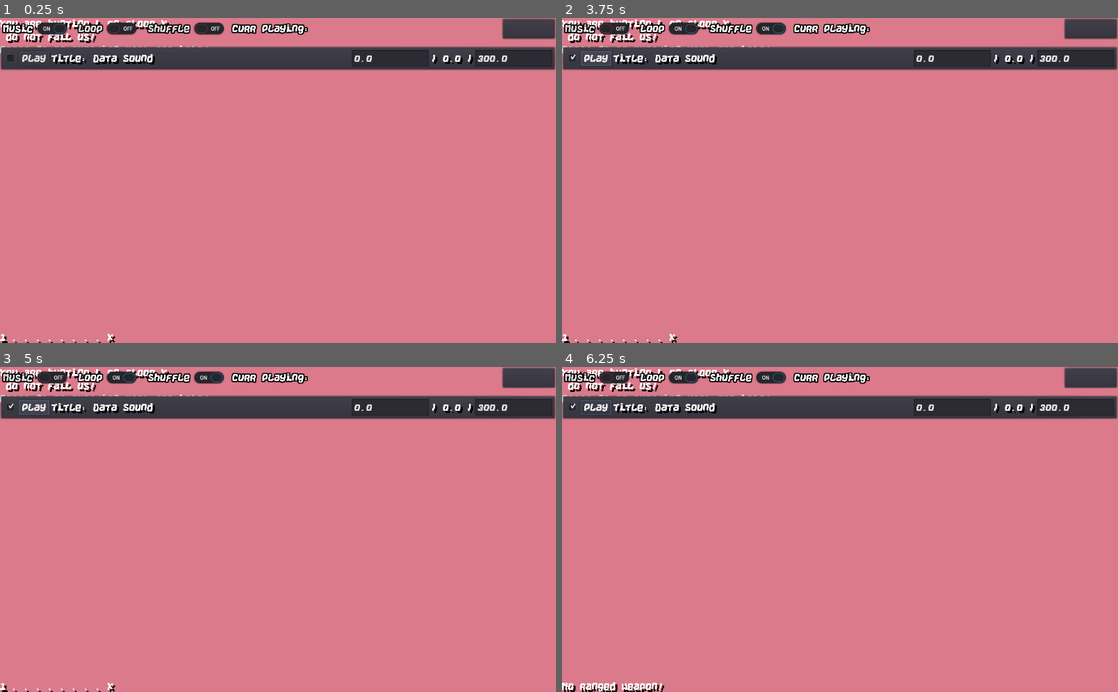
Above: before the commit, frames 1-4 (two rows, left to right).
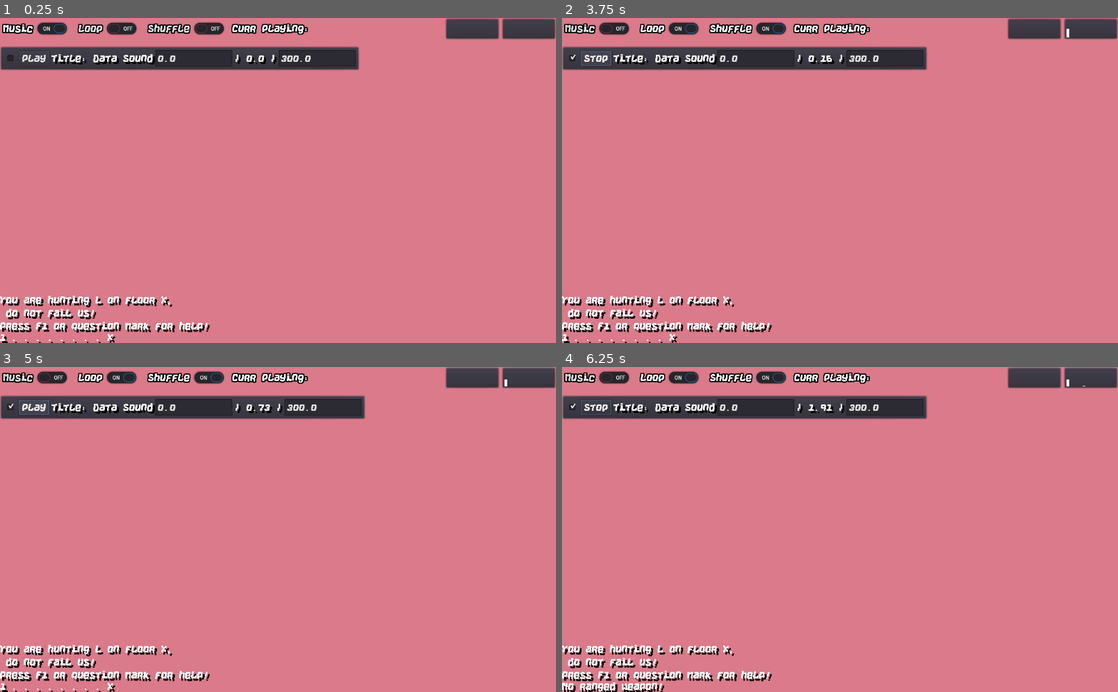
Above: after the commit, the same moments.

Repository: KaizNike/Defeating-User-Built-Dungeon
Game: Godot game, scene res://Main.tscn
Same seed, same stepped clock (60 frames per second), same inputs: the game is played once before the commit and once after it.
Inputs (mouse positions are in pixels of both pictures, inside the frame that each line leads up to):
- Up to frame 1 (0.25 s): no input
- Up to frame 2 (3.75 s): click "Music" at 0.5 s; click "Loop" at 1.25 s; click "Shuffle" at 2 s; click (573, 57) at 2.75 s; click "Play" at 3.5 s
- Up to frame 3 (5 s): click "Play" (after the commit: "Stop") at 4.25 s
- Up to frame 4 (6.25 s): click "Play" at 5 s; tap F at 5.75 s; move the mouse to (962, 513) at 5.77 s; hold Keypad 6 (fire_right) from 5.78 s (still down); hold X (fire) from 5.78 s (still down)

The runs differ from the first frame. In frame 1, 5.8% of the frame differs, in the area x 0-100%, y 0-97%; in frame 2, 5.8%; in frame 3, 5.7%; in frame 4, 5.8%.
Error in both runs: Invalid get index '0' (on base: 'PoolStringArray'). (res://Main.gd:142)

Commit message:
Several Left Turns
Audio + Video Player
- Game Window Restructuring with smaller text
- Globals Autoload

Diff:
--- /dev/null
+++ b/Defeating User Built Dungeon/CellularMusicChatGPT/AudioPlayer.gd
@@ -0,0 +1,69 @@
+extends Control
+
+var currentSongs := []
+
+var Stream = AudioStreamOGGVorbis.new()
+var videoStreamW = VideoStreamWebm.new()
+var videoStreamT = VideoStreamTheora.new()
+var openFile = File.new()
+export (PackedScene) var musicLineScene
+
+func _ready():
+#	randomize()
+	get_tree().connect("files_dropped", self, "_files_dropped")
+#	for i in range(64):
+#		scale.append(i)
+#		notes.append(60 + i % 12)
+#	stream.mix_rate = sample_rate
+#	for i in range(buffer_size):
+#		buffer.append(Vector2.ZERO)
+#	# Start playing audio stream
+#	playback = get_stream_playback()
+#	set_bus("Master")
+##	yield("init_automatons", "completed")
+#	play()
+	pass
+
+func _files_dropped(files, screen):
+	var fileIndex = 0
+	var extensions = ["ogg", "ogv", "webm"]
+	for file in files:
+#		if fileIndex > 1:
+#			print("Only one music for now.")
+#			return
+		if file.get_extension() in extensions:
+			pass
+		else:
+			continue
+		match file.get_extension():
+			"webm":
+				videoStreamW.set_file(file)
+				$VSplitContainer/HBoxContainer/VideoScreen/VideoPlayer.stream = videoStreamW
+				$VSplitContainer/HBoxContainer/VideoScreen/VideoPlayer.play()
+				print("I do not work well!")
+#				print("thanks!")
+			"ogv":
+				videoStreamT.set_file(file)
+				$VSplitContainer/HBoxContainer/VideoScreen/VideoPlayer.stream = videoStreamT
+				$VSplitContainer/HBoxContainer/VideoScreen/VideoPlayer.play()
+#				print("I do not work well!")
+#				print("thanks!")
+			"ogg":
+				var newLine = musicLineScene.instance()
+				var lineAudio = newLine.get_node("LineItemMusic")
+				var lineTitle = newLine.get_node("MusicPlaying/Label")
+				var endTime = newLine.get_node("MusicPlaying/LineEdit")
+				newLine.musicNum = currentSongs.size() + 1
+				lineTitle.text = file.get_file().get_slice(".ogg",0)
+		#		Will need changes
+				currentSongs.append(file.get_file().get_slice(".ogg",0))
+				$VSplitContainer/HBoxContainer/CurrentSongLabel.text = currentSongs[currentSongs.size()-1]
+				print(lineAudio)
+				openFile.open(file, File.READ)
+				Stream.set_data(openFile.get_buffer(openFile.get_len()))
+				lineAudio.stream = Stream
+				openFile.close()
+				endTime.text = str(lineAudio.stream.get_length()).pad_decimals(2)
+				$VSplitContainer/ScrollContainer/VBoxContainer.add_child(newLine)
+				lineAudio.playing = true
+				print(lineAudio.playing)
--- /dev/null
+++ b/Defeating User Built Dungeon/CellularMusicChatGPT/AudioPlayer.tscn
@@ -0,0 +1,213 @@
+[gd_scene load_steps=12 format=2]
+
+[ext_resource path="res://CellularMusicChatGPT/CellMusicChatGPT3.gd" type="Script" id=1]
+[ext_resource path="res://as/energy-v1/Energy.otf" type="DynamicFontData" id=2]
+[ext_resource path="res://CellularMusicChatGPT/MusicPlaying.tscn" type="PackedScene" id=3]
+[ext_resource path="res://CellularMusicChatGPT/Visualizer.gd" type="Script" id=4]
+[ext_resource path="res://CellularMusicChatGPT/AudioPlayer.gd" type="Script" id=5]
+[ext_resource path="res://FontTheme.tres" type="Theme" id=6]
+[ext_resource path="res://CellularMusicChatGPT/CellMusicContainer.gd" type="Script" id=7]
+
+[sub_resource type="DynamicFont" id=2]
+outline_size = 2
+outline_color = Color( 0, 0, 0, 1 )
+font_data = ExtResource( 2 )
+
+[sub_resource type="Theme" id=3]
+default_font = SubResource( 2 )
+
+[sub_resource type="VideoStreamGDNative" id=4]
+
+[sub_resource type="AudioStreamGenerator" id=1]
+
+[node name="AudioPlayer" type="Control"]
+anchor_right = 1.0
+anchor_bottom = 1.0
+script = ExtResource( 5 )
+musicLineScene = ExtResource( 3 )
+
+[node name="VSplitContainer" type="VSplitContainer" parent="."]
+anchor_right = 1.0
+anchor_bottom = 1.0
+
+[node name="HBoxContainer" type="HBoxContainer" parent="VSplitContainer"]
+margin_right = 1024.0
+margin_bottom = 40.0
+
+[node name="OnOffButton" type="CheckButton" parent="VSplitContainer/HBoxContainer"]
+margin_right = 135.0
+margin_bottom = 40.0
+theme = SubResource( 3 )
+pressed = true
+text = "Music"
+
+[node name="CheckButton" type="CheckButton" parent="VSplitContainer/HBoxContainer"]
+margin_left = 139.0
+margin_right = 263.0
+margin_bottom = 40.0
+theme = SubResource( 3 )
+text = "Loop"
+
+[node name="CheckButton2" type="CheckButton" parent="VSplitContainer/HBoxContainer"]
+margin_left = 267.0
+margin_right = 424.0
+margin_bottom = 40.0
+theme = SubResource( 3 )
+text = "Shuffle"
+
+[node name="CurrPlayingLabel" type="Label" parent="VSplitContainer/HBoxContainer"]
+margin_left = 428.0
+margin_top = 9.0
+margin_right = 571.0
+margin_bottom = 30.0
+theme = SubResource( 3 )
+text = "Curr Playing:"
+
+[node name="CurrentSongLabel" type="Label" parent="VSplitContainer/HBoxContainer"]
+margin_left = 575.0
+margin_top = 9.0
+margin_right = 816.0
+margin_bottom = 30.0
+size_flags_horizontal = 3
+theme = SubResource( 3 )
+
+[node name="VideoScreen" type="PanelContainer" parent="VSplitContainer/HBoxContainer"]
+margin_left = 820.0
+margin_right = 920.0
+margin_bottom = 40.0
+rect_min_size = Vector2( 100, 0 )
+
+[node name="VideoPlayer" type="VideoPlayer" parent="VSplitContainer/HBoxContainer/VideoScreen"]
+margin_left = 7.0
+margin_top = 7.0
+margin_right = 93.0
+margin_bottom = 33.0
+stream = SubResource( 4 )
+buffering_msec = 1000
+
+[node name="Visualizer" type="PanelContainer" parent="VSplitContainer/HBoxContainer"]
+margin_left = 924.0
+margin_right = 1024.0
+margin_bottom = 40.0
+rect_min_size = Vector2( 100, 0 )
+script = ExtResource( 4 )
+
+[node name="ScrollContainer" type="ScrollContainer" parent="VSplitContainer"]
+margin_top = 52.0
+margin_right = 1024.0
+margin_bottom = 600.0
+size_flags_horizontal = 3
+follow_focus = true
+scroll_horizontal_enabled = false
+
+[node name="VBoxContainer" type="VBoxContainer" parent="VSplitContainer/ScrollContainer"]
+margin_right = 662.0
+margin_bottom = 45.0
+size_flags_horizontal = 9
+
+[node name="PanelContainer" parent="VSplitContainer/ScrollContainer/VBoxContainer" instance=ExtResource( 3 )]
+visible = false
+anchor_right = 0.0
+anchor_bottom = 0.0
+margin_right = 662.0
+margin_bottom = 45.0
+size_flags_horizontal = 11
+musicNum = 0
+
+[node name="MusicPlaying" parent="VSplitContainer/ScrollContainer/VBoxContainer/PanelContainer" index="0"]
+margin_right = 655.0
+margin_bottom = 38.0
+
+[node name="CheckBox" parent="VSplitContainer/ScrollContainer/VBoxContainer/PanelContainer/MusicPlaying" index="0"]
+margin_bottom = 31.0
+
+[node name="Button" parent="VSplitContainer/ScrollContainer/VBoxContainer/PanelContainer/MusicPlaying" index="1"]
+margin_top = 2.0
+margin_bottom = 29.0
+
+[node name="Label" parent="VSplitContainer/ScrollContainer/VBoxContainer/PanelContainer/MusicPlaying" index="2"]
+margin_top = 5.0
+margin_right = 275.0
+margin_bottom = 26.0
+
+[node name="LineEdit2" parent="VSplitContainer/ScrollContainer/VBoxContainer/PanelContainer/MusicPlaying" index="3"]
+margin_left = 279.0
+margin_top = 0.0
+margin_right = 421.0
+margin_bottom = 31.0
+
+[node name="Label2" parent="VSplitContainer/ScrollContainer/VBoxContainer/PanelContainer/MusicPlaying" index="4"]
+margin_left = 425.0
+margin_top = 5.0
+margin_right = 502.0
+margin_bottom = 26.0
+
+[node name="LineEdit" parent="VSplitContainer/ScrollContainer/VBoxContainer/PanelContainer/MusicPlaying" index="5"]
+margin_left = 506.0
+margin_top = 0.0
+margin_right = 648.0
+margin_bottom = 31.0
+
+[node name="CellMusicContainer" type="PanelContainer" parent="VSplitContainer/ScrollContainer/VBoxContainer"]
+margin_right = 662.0
+margin_bottom = 45.0
+size_flags_horizontal = 11
+theme = ExtResource( 6 )
+script = ExtResource( 7 )
+
+[node name="MusicPlaying" type="HBoxContainer" parent="VSplitContainer/ScrollContainer/VBoxContainer/CellMusicContainer"]
+margin_left = 7.0
+margin_top = 7.0
+margin_right = 655.0
+margin_bottom = 38.0
+
+[node name="CheckBox" type="CheckBox" parent="VSplitContainer/ScrollContainer/VBoxContainer/CellMusicContainer/MusicPlaying"]
+margin_right = 24.0
+margin_bottom = 31.0
+
+[node name="Button" type="Button" parent="VSplitContainer/ScrollContainer/VBoxContainer/CellMusicContainer/MusicPlaying"]
+margin_left = 28.0
+margin_top = 2.0
+margin_right = 84.0
+margin_bottom = 29.0
+size_flags_vertical = 4
+text = "Play"
+
+[node name="Label" type="Label" parent="VSplitContainer/ScrollContainer/VBoxContainer/CellMusicContainer/MusicPlaying"]
+margin_left = 88.0
+margin_top = 5.0
+margin_right = 275.0
+margin_bottom = 26.0
+size_flags_horizontal = 3
+text = "Title: Data Sound"
+
+[node name="LineEdit2" type="LineEdit" parent="VSplitContainer/ScrollContainer/VBoxContainer/CellMusicContainer/MusicPlaying"]
+margin_left = 279.0
+margin_right = 421.0
+margin_bottom = 31.0
+size_flags_vertical = 4
+text = "0.0"
+
+[node name="Label2" type="Label" parent="VSplitContainer/ScrollContainer/VBoxContainer/CellMusicContainer/MusicPlaying"]
+margin_left = 425.0
+margin_top = 5.0
+margin_right = 502.0
+margin_bottom = 26.0
+text = "/ 0.0 /"
+
+[node name="LineEdit" type="LineEdit" parent="VSplitContainer/ScrollContainer/VBoxContainer/CellMusicContainer/MusicPlaying"]
+margin_left = 506.0
+margin_right = 648.0
+margin_bottom = 31.0
+size_flags_vertical = 4
+text = "300.0"
+
+[node name="CellMusicChatGPT3" type="AudioStreamPlayer" parent="VSplitContainer/ScrollContainer/VBoxContainer/CellMusicContainer"]
+stream = SubResource( 1 )
+volume_db = -8.0
+pitch_scale = 0.8
+script = ExtResource( 1 )
+
+[connection signal="pressed" from="VSplitContainer/ScrollContainer/VBoxContainer/CellMusicContainer/MusicPlaying/Button" to="VSplitContainer/ScrollContainer/VBoxContainer/CellMusicContainer" method="_on_Button_pressed"]
+
+[editable path="VSplitContainer/ScrollContainer/VBoxContainer/PanelContainer"]
--- a/Defeating User Built Dungeon/CellularMusicChatGPT/CellMusicChatGPT3.gd
+++ b/Defeating User Built Dungeon/CellularMusicChatGPT/CellMusicChatGPT3.gd
@@ -17,28 +17,24 @@
 var buffer = PoolVector2Array()
 var input_history = []
 var output_history = []
-var openFile = File.new()
 var Stream = AudioStreamOGGVorbis.new()
 var reading = false
 
-var currentSongs := []
-
-export (PackedScene) var musicLineScene
-
 func _ready():
-#	randomize()
-	get_tree().connect("files_dropped", self, "_files_dropped")
-#	for i in range(64):
-#		scale.append(i)
-#		notes.append(60 + i % 12)
-#	stream.mix_rate = sample_rate
-#	for i in range(buffer_size):
-#		buffer.append(Vector2.ZERO)
-#	# Start playing audio stream
-#	playback = get_stream_playback()
-#	set_bus("Master")
-##	yield("init_automatons", "completed")
-#	play()
+	randomize()
+#	get_tree().connect("files_dropped", self, "_files_dropped")
+	Globals.connect("init_automatons_for_data_sound", self, "init_automatons")
+	for i in range(64):
+		scale.append(i)
+		notes.append(60 + i % 12)
+	stream.mix_rate = sample_rate
+	for i in range(buffer_size):
+		buffer.append(Vector2.ZERO)
+	# Start playing audio stream
+	playback = get_stream_playback()
+	set_bus("Master")
+#	yield("init_automatons", "completed")
+	play()
 	pass
 
 func init_automatons(actorsArray : Array, cells : Vector2) -> bool:
@@ -55,11 +51,11 @@
 	return true
 
 func _process(delta):
-	if reading:
+	if not reading:
 #		var Buffer = openFile.get_buffer(buffer_size)
 		pass
 	else:
-#		_fill_buffer()
+		_fill_buffer()
 		pass
 
 
@@ -69,37 +65,6 @@
 func _init():
 	update_alpha()
 
-func _files_dropped(files, screen):
-	var fileIndex = 0
-	var extensions = "ogg"
-	for file in files:
-#		if fileIndex > 1:
-#			print("Only one music for now.")
-#			return
-		if file.get_extension() != extensions:
-			continue
-#		self.playing = false
-#		openFile = file
-		var newLine = musicLineScene.instance()
-		var lineAudio = newLine.get_node("LineItemMusic")
-		var lineTitle = newLine.get_node("MusicPlaying/Label")
-		var endTime = newLine.get_node("MusicPlaying/LineEdit")
-		lineTitle.text = file.get_file().get_slice(".ogg",0)
-#		Will need changes
-		currentSongs.append(file.get_file().get_slice(".ogg",0))
-		$Control/VSplitContainer/HBoxContainer/CurrentSongLabel.text = currentSongs[currentSongs.size()-1]
-		print(lineAudio)
-		openFile.open(file, File.READ)
-		Stream.set_data(openFile.get_buffer(openFile.get_len()))
-		lineAudio.stream = Stream
-		openFile.close()
-		endTime.text = str(lineAudio.stream.get_length()).pad_decimals(2)
-		$Control/VSplitContainer/VBoxContainer.add_child(newLine)
-		lineAudio.playing = true
-		print(lineAudio.playing)
-#		fileIndex += 1
-#		reading = true
-#	self.playing = true
 
 func update_alpha():
 	var dt = 1.0 / sample_rate
--- a/Defeating User Built Dungeon/CellularMusicChatGPT/CellMusicChatGPT3.tscn
+++ /dev/null
@@ -1,90 +0,0 @@
-[gd_scene load_steps=8 format=2]
-
-[ext_resource path="res://CellularMusicChatGPT/CellMusicChatGPT3.gd" type="Script" id=1]
-[ext_resource path="res://as/energy-v1/Energy.otf" type="DynamicFontData" id=2]
-[ext_resource path="res://CellularMusicChatGPT/MusicPlaying.tscn" type="PackedScene" id=3]
-[ext_resource path="res://CellularMusicChatGPT/Visualizer.gd" type="Script" id=4]
-
-[sub_resource type="AudioStreamGenerator" id=1]
-
-[sub_resource type="DynamicFont" id=2]
-outline_size = 2
-outline_color = Color( 0, 0, 0, 1 )
-font_data = ExtResource( 2 )
-
-[sub_resource type="Theme" id=3]
-default_font = SubResource( 2 )
-
-[node name="CellMusicChatGPT3" type="AudioStreamPlayer"]
-stream = SubResource( 1 )
-volume_db = -8.0
-pitch_scale = 0.8
-script = ExtResource( 1 )
-musicLineScene = ExtResource( 3 )
-
-[node name="Control" type="Control" parent="."]
-anchor_right = 1.0
-anchor_bottom = 1.0
-
-[node name="VSplitContainer" type="VSplitContainer" parent="Control"]
-anchor_right = 1.0
-anchor_bottom = 1.0
-
-[node name="HBoxContainer" type="HBoxContainer" parent="Control/VSplitContainer"]
-margin_right = 1024.0
-margin_bottom = 40.0
-
-[node name="OnOffButton" type="CheckButton" parent="Control/VSplitContainer/HBoxContainer"]
-margin_right = 135.0
-margin_bottom = 40.0
-theme = SubResource( 3 )
-pressed = true
-text = "Music"
-
-[node name="CheckButton" type="CheckButton" parent="Control/VSplitContainer/HBoxContainer"]
-margin_left = 139.0
-margin_right = 263.0
-margin_bottom = 40.0
-theme = SubResource( 3 )
-text = "Loop"
-
-[node name="CheckButton2" type="CheckButton" parent="Control/VSplitContainer/HBoxContainer"]
-margin_left = 267.0
-margin_right = 424.0
-margin_bottom = 40.0
-theme = SubResource( 3 )
-text = "Shuffle"
-
-[node name="CurrPlayingLabel" type="Label" parent="Control/VSplitContainer/HBoxContainer"]
-margin_left = 428.0
-margin_top = 9.0
-margin_right = 571.0
-margin_bottom = 30.0
-theme = SubResource( 3 )
-text = "Curr Playing:"
-
-[node name="CurrentSongLabel" type="Label" parent="Control/VSplitContainer/HBoxContainer"]
-margin_left = 575.0
-margin_top = 9.0
-margin_right = 920.0
-margin_bottom = 30.0
-size_flags_horizontal = 3
-theme = SubResource( 3 )
-
-[node name="Visualizer" type="PanelContainer" parent="Control/VSplitContainer/HBoxContainer"]
-margin_left = 924.0
-margin_right = 1024.0
-margin_bottom = 40.0
-rect_min_size = Vector2( 100, 0 )
-script = ExtResource( 4 )
-
-[node name="VBoxContainer" type="VBoxContainer" parent="Control/VSplitContainer"]
-margin_top = 52.0
-margin_right = 1024.0
-margin_bottom = 600.0
-
-[node name="PanelContainer" parent="Control/VSplitContainer/VBoxContainer" instance=ExtResource( 3 )]
-anchor_right = 0.0
-anchor_bottom = 0.0
-margin_right = 1024.0
-margin_bottom = 45.0
--- /dev/null
+++ b/Defeating User Built Dungeon/CellularMusicChatGPT/CellMusicContainer.gd
@@ -0,0 +1,21 @@
+extends PanelContainer
+
+var timeSinceStart := 0.0
+
+func _physics_process(delta):
+	if float($MusicPlaying/Label2.text) >= float($MusicPlaying/LineEdit.text):
+		$CellMusicChatGPT3.reading = false
+	if $CellMusicChatGPT3.reading:
+		$MusicPlaying/Button.text = "Stop"
+		$MusicPlaying/Label2.text = "/ " + str(timeSinceStart).pad_decimals(2) + " /"
+		timeSinceStart += delta
+	else:
+		$MusicPlaying/Button.text = "Play"
+
+
+func _on_Button_pressed():
+	if $MusicPlaying/Button.text == "Play":
+		$CellMusicChatGPT3.reading = true
+	else:
+		$CellMusicChatGPT3.reading = false
+	pass # Replace with function body.
--- a/Defeating User Built Dungeon/CellularMusicChatGPT/MusicPlaying.gd
+++ b/Defeating User Built Dungeon/CellularMusicChatGPT/MusicPlaying.gd
@@ -1,6 +1,7 @@
 extends PanelContainer
 
 var timeSinceStart := 0.0
+export var musicNum = 1
 
 #func _process(delta):
 #	if $LineItemMusic.playing:
@@ -9,5 +10,9 @@
 
 func _physics_process(delta):
 	if $LineItemMusic.playing:
+		$MusicPlaying/Label2.text = "/ " + str(timeSinceStart).pad_decimals(2) + " /"
 		timeSinceStart += delta
-		$MusicPlaying/Label2.text = "/ " + str(timeSinceStart).pad_decimals(2) + " /"
+
+
+func _on_Button_pressed():
+	pass # Replace with function body.
--- a/Defeating User Built Dungeon/CellularMusicChatGPT/MusicPlaying.tscn
+++ b/Defeating User Built Dungeon/CellularMusicChatGPT/MusicPlaying.tscn
@@ -59,3 +59,5 @@
 text = "300.0"
 
 [node name="LineItemMusic" type="AudioStreamPlayer" parent="."]
+
+[connection signal="pressed" from="MusicPlaying/Button" to="." method="_on_Button_pressed"]
--- /dev/null
+++ b/Defeating User Built Dungeon/Globals.gd
@@ -0,0 +1,4 @@
+extends Node
+
+signal init_automatons_for_data_sound(actors,vect2)
+signal playSong(num) # 0 for dataSound
--- /dev/null
+++ b/Defeating User Built Dungeon/Globals.tscn
@@ -0,0 +1,6 @@
+[gd_scene load_steps=2 format=2]
+
+[ext_resource path="res://Globals.gd" type="Script" id=1]
+
+[node name="Globals" type="Node"]
+script = ExtResource( 1 )
--- a/Defeating User Built Dungeon/Main.gd
+++ b/Defeating User Built Dungeon/Main.gd
@@ -7,7 +7,7 @@
 
 # Future ideas - Friendly or neutral mobs, ghosts (spawn in reused rooms where player died), Pets
 
-onready var levelLabel = $VSplitContainer/LevelLabel
+onready var levelLabel = $VSplitContainer/VSplitContainer/LevelLabel
 onready var statusLabel = $VSplitContainer/StatusLabel
 onready var notiTimer = $NotificationTimer
 onready var textEdit = $TextEdit
@@ -179,7 +179,8 @@
 				_being_init(Vector2(x,y),array[y][x])
 	if actors.size() > 1:
 		actors.sort_custom(SortingActors, "sort_descending")
-		$CellMusicChatGPT3.init_automatons(actors,Vector2(game_array[0].size(), game_array.size()))
+		Globals.emit_signal("init_automatons_for_data_sound", actors, Vector2(game_array[0].size(), game_array.size()))
+#		$CellMusicChatGPT3.init_automatons(actors,Vector2(game_array[0].size(), game_array.size()))
 	print(actors)
 
 # TODO
@@ -286,7 +287,7 @@
 				textEdit.text = ""
 			return
 		else:
-			$VSplitContainer/LevelLabel.grab_focus()
+			levelLabel.grab_focus()
 			OS.tts_speak("No longer editing.", voice[0], 50, 1.0, 1.0, 0, true)
 	if event.is_action_released("ui_move") and textEdit.visible:
 		var loc = Vector2(textEdit.cursor_get_line(),textEdit.cursor_get_column())
@@ -1118,12 +1119,12 @@
 	if type == ">":
 		levelChange = true
 		levelDiff = 1
-		Rooms[currentRoom] = $VSplitContainer/LevelLabel.text
+		Rooms[currentRoom] = levelLabel.text
 		currentRoom += 1
 	elif type == "<":
 		levelChange = true
 		levelDiff = -1
-		Rooms[currentRoom] = $VSplitContainer/LevelLabel.text
+		Rooms[currentRoom] = levelLabel.text
 		currentRoom -= 1
 	elif type == "Y":
 		var I = item.duplicate(false)
--- a/Defeating User Built Dungeon/Main.tscn
+++ b/Defeating User Built Dungeon/Main.tscn
@@ -3,7 +3,7 @@
 [ext_resource path="res://Main.gd" type="Script" id=1]
 [ext_resource path="res://Font.tres" type="DynamicFont" id=2]
 [ext_resource path="res://Save_Script.gd" type="Script" id=3]
-[ext_resource path="res://CellularMusicChatGPT/CellMusicChatGPT3.tscn" type="PackedScene" id=4]
+[ext_resource path="res://CellularMusicChatGPT/AudioPlayer.tscn" type="PackedScene" id=4]
 [ext_resource path="res://FontTheme.tres" type="Theme" id=5]
 
 [node name="Main" type="Node"]
@@ -15,10 +15,26 @@
 margin_bottom = 600.0
 dragger_visibility = 2
 
-[node name="LevelLabel" type="Label" parent="VSplitContainer"]
+[node name="VSplitContainer" type="VSplitContainer" parent="VSplitContainer"]
 margin_right = 1024.0
-margin_bottom = 521.0
+margin_bottom = 579.0
 size_flags_vertical = 3
+
+[node name="CellMusicChatGPT3" parent="VSplitContainer/VSplitContainer" instance=ExtResource( 4 )]
+anchor_right = 0.0
+anchor_bottom = 0.0
+margin_right = 1024.0
+margin_bottom = 426.0
+size_flags_vertical = 3
+
+[node name="ScrollContainer" parent="VSplitContainer/VSplitContainer/CellMusicChatGPT3/VSplitContainer" index="1"]
+margin_bottom = 426.0
+
+[node name="LevelLabel" type="Label" parent="VSplitContainer/VSplitContainer"]
+margin_top = 438.0
+margin_right = 1024.0
+margin_bottom = 579.0
+size_flags_vertical = 1
 custom_colors/font_color_shadow = Color( 0, 0, 0, 1 )
 custom_constants/shadow_offset_x = 4
 custom_constants/shadow_offset_y = 4
@@ -30,12 +46,12 @@
 X..........X
 ########################"
 autowrap = true
-clip_text = true
 
 [node name="StatusLabel" type="Label" parent="VSplitContainer"]
-margin_top = 521.0
+margin_top = 579.0
 margin_right = 1024.0
 margin_bottom = 600.0
+size_flags_vertical = 0
 custom_colors/font_color_shadow = Color( 0, 0, 0, 1 )
 custom_constants/shadow_offset_x = 4
 custom_constants/shadow_offset_y = 4
@@ -65,8 +81,6 @@
 "_edit_use_anchors_": false
 }
 
-[node name="CellMusicChatGPT3" parent="." instance=ExtResource( 4 )]
-
 [node name="Label" type="Label" parent="."]
 margin_left = -241.203
 margin_top = 51.1265
@@ -76,3 +90,6 @@
 text = "Hello"
 
 [connection signal="timeout" from="NotificationTimer" to="." method="_on_NotificationTimer_timeout"]
+
+[editable path="VSplitContainer/VSplitContainer/CellMusicChatGPT3"]
+[editable path="VSplitContainer/VSplitContainer/CellMusicChatGPT3/VSplitContainer/ScrollContainer/VBoxContainer/PanelContainer"]
--- a/Defeating User Built Dungeon/project.godot
+++ b/Defeating User Built Dungeon/project.godot
@@ -17,6 +17,10 @@
 [audio]
 
 general/text_to_speech=true
+
+[autoload]
+
+Globals="*res://Globals.tscn"
 
 [display]
 
